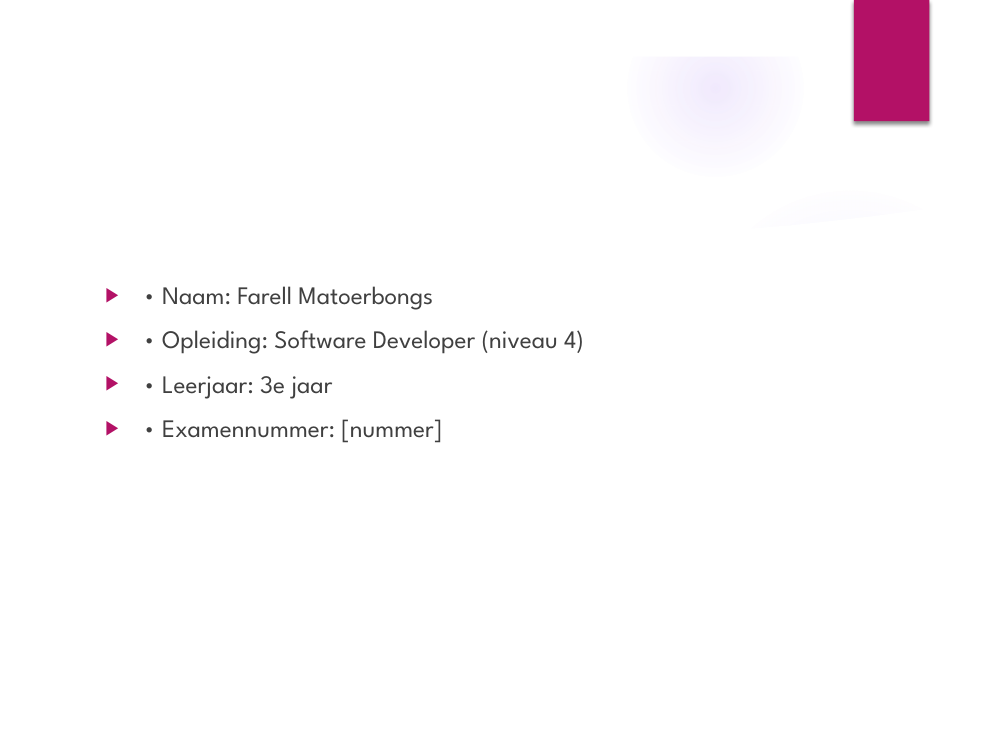
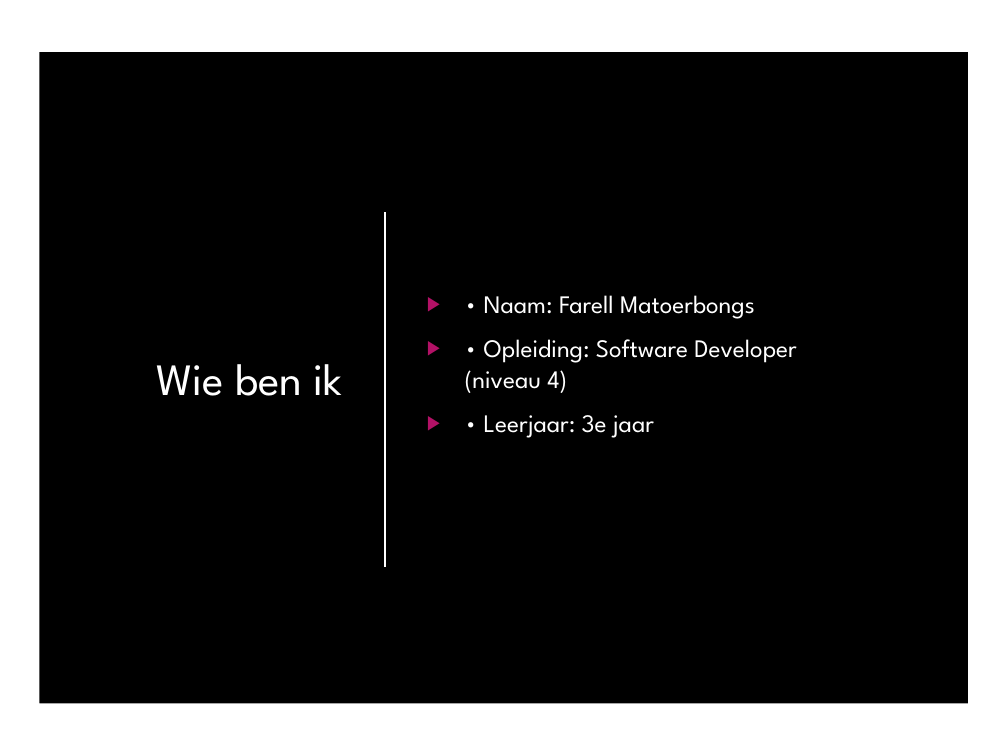
Before and after one commit to Farell17/stageportfolio, a slide deck: slide 2 of Examenpresentatie_WordPress_Plugin.pptx. Drawn at 1008x756 pixels with LibreOffice and Linux fonts; fonts in the diff are those of the drawing; background and template pictures are left out. Boxes give left, top, right and bottom in pixels: in the first picture for what was removed or moved away, otherwise in the second. Text is boxed around its words. In the diff, an @@ line names an element or a change of style, - is before the commit and + after.

```diff
--- a/Examenpresentatie_WordPress_Plugin.pptx
+++ b/Examenpresentatie_WordPress_Plugin.pptx
@@ rectangle added at (x1=0, y1=0, x2=1008, y2=756), fill #000000 @@
@@ freeform shape added at (x1=0, y1=0, x2=1008, y2=756), fill #FFFFFF @@
@@ title "Wie ben ik" moved from (x1=96, y1=102, x2=795, y2=180) to (x1=156, y1=364, x2=342, y2=396) @@
@@ title "Wie ben ik" at (x1=156, y1=364, x2=342, y2=396): alignment left to right @@
@@ text "• Naam: Farell Matoerbongs" moved from (x1=162, y1=286, x2=584, y2=443) to (x1=465, y1=295, x2=796, y2=438) @@
@@ text "• Naam: Farell Matoerbongs" at (x1=465, y1=295, x2=796, y2=438): text colour #404040 to #FFFFFF; vertical alignment top to middle @@
@@ freeform shape removed at (x1=700, y1=176, x2=965, y2=255) @@
@@ freeform shape removed at (x1=53, y1=205, x2=955, y2=705) @@
@@ ellipse removed at (x1=695, y1=184, x2=1005, y2=495) @@
@@ line added from (385, 213) to (385, 565), #FFFFFF 1.25 pt @@
@@ text at (x1=162, y1=419, x2=442, y2=443): paragraph removed @@
-▶ • Examennummer: [nummer]
```
Also in this commit, not shown: 5 other slides changed, 11 slides added, 1 slide removed.
